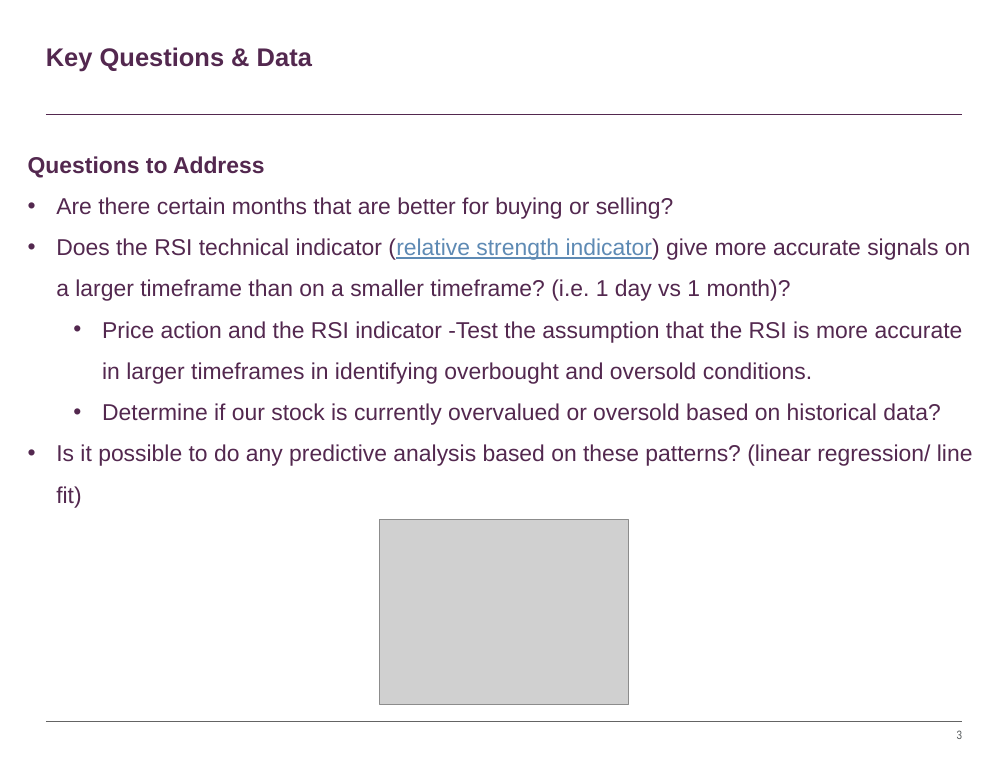
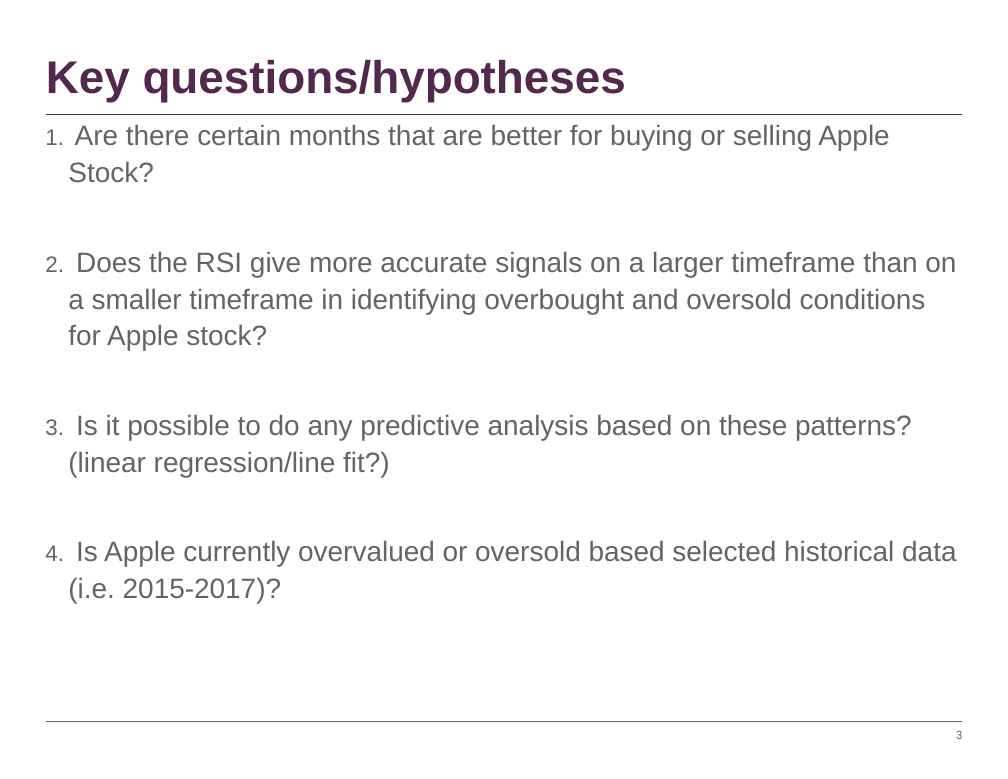
Before and after one commit to timothyyu/pr1-apple-stock-analysis, a slide deck: slide 3 of DataScience Project-One_Rutgers.pptx. Drawn at 1008x779 pixels with LibreOffice and Linux fonts; fonts in the diff are those of the drawing; grey boxes stand for pictures. Boxes give left, top, right and bottom in pixels: in the first picture for what was removed or moved away, otherwise in the second. Text is boxed around its words. In the diff, an @@ line names an element or a change of style, - is before the commit and + after.

Commit message:
updates to presentation draft and revised summary.txt to be in sync with presentation questions

```diff
--- a/DataScience Project-One_Rutgers.pptx
+++ b/DataScience Project-One_Rutgers.pptx
@@ title at (x1=46, y1=59, x2=626, y2=102): text changed; size 20 to 36 pt @@
-Key Questions & Data
+Key questions/hypotheses
@@ text at (x1=68, y1=124, x2=956, y2=603): text changed; size 18 to 22 pt; text colour #53284F to #646464 @@
-Questions to Address
-• Are there certain months that are better for buying or selling?
-• Does the RSI technical indicator (relative strength indicator) give more accurate signals on a larger timeframe than on a smaller timeframe? (i.e. 1 day vs 1 month)?
-  • Price action and the RSI indicator -Test the assumption that the RSI is more accurate in larger timeframes in identifying overbought and oversold conditions.
-  • Determine if our stock is currently overvalued or oversold based on historical data?
-• Is it possible to do any predictive analysis based on these patterns? (linear regression/ line fit)
+1. Are there certain months that are better for buying or selling Apple Stock?
+2. Does the RSI give more accurate signals on a larger timeframe than on a smaller timeframe in identifying overbought and oversold conditions for Apple stock?
+3. Is it possible to do any predictive analysis based on these patterns? (linear regression/line fit?)
+4. Is Apple currently overvalued or oversold based selected historical data (i.e. 2015-2017)?
@@ picture removed at (x1=380, y1=520, x2=629, y2=705) @@
```
Also in this commit, not shown: 5 other slides changed, 1 slide removed, 1 other file.
